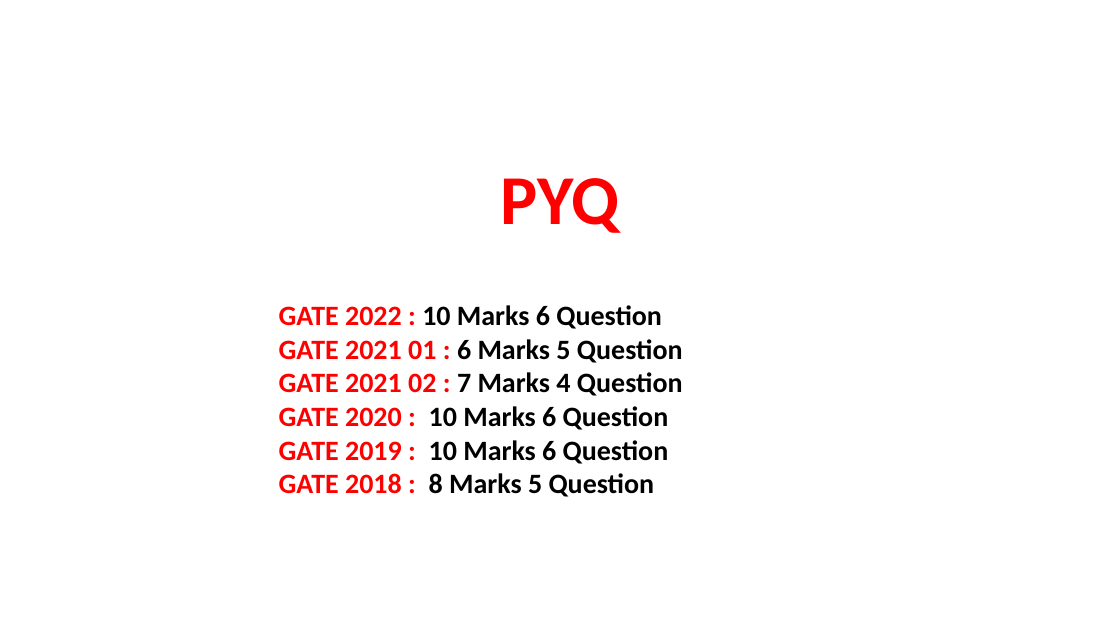
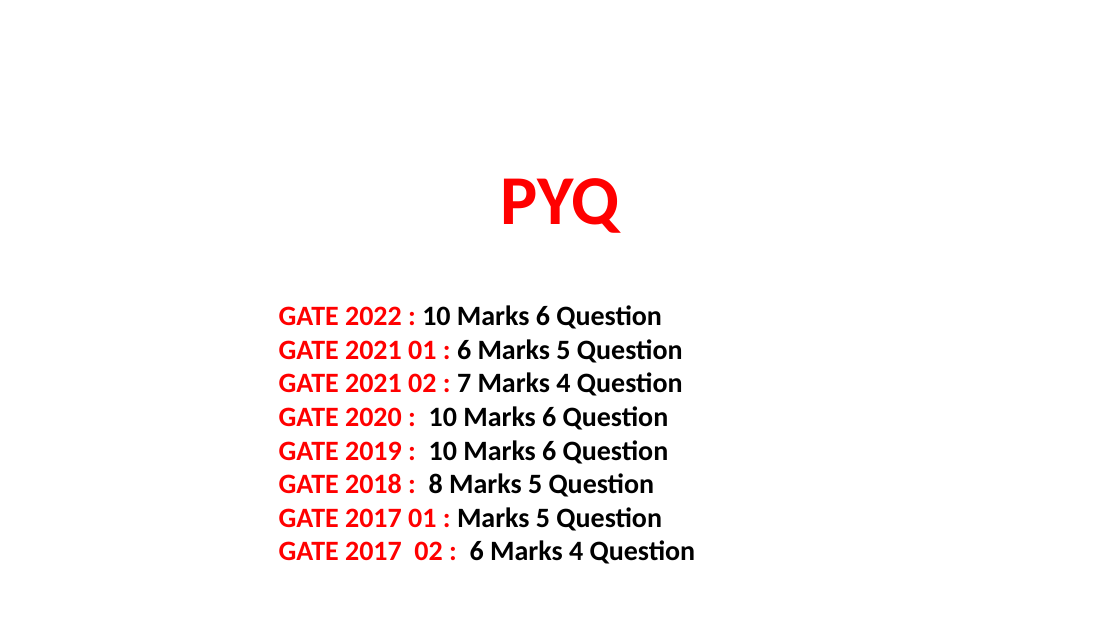
Before and after one commit to sakshamsharma99/College, a slide deck: slide 1 of GATE/Operating System 10% - Completed/PYQ 2018-22.pptx. Drawn at 1120x630 pixels with LibreOffice and Linux fonts; fonts in the diff are those of the drawing. Boxes give left, top, right and bottom in pixels: in the first picture for what was removed or moved away, otherwise in the second. Text is boxed around its words. In the diff, an @@ line names an element or a change of style, - is before the commit and + after.

Commit message:
GATE DBMS

```diff
--- a/GATE/Operating System 10% - Completed/PYQ 2018-22.pptx
+++ b/GATE/Operating System 10% - Completed/PYQ 2018-22.pptx
@@ text at (279,507,696,564): paragraphs added @@
+GATE 2017 01 : Marks 5 Question
+GATE 2017 02 : 6 Marks 4 Question
```
Also in this commit, not shown: 5 slides added, 1 slide removed, 1 other file.
